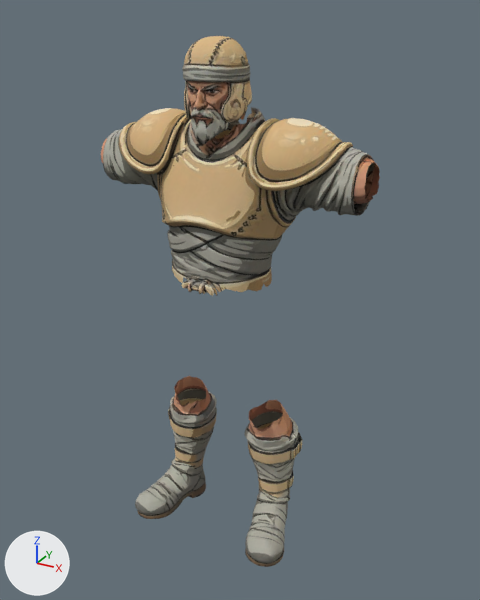
The glTF model public/assets/models/gear_g1.glb: old version first, new version second.
The view is the same before and after, from a 50 mm lens placed at (0.6, -1.02, 1.032), pointed at (0.026, 0.022, 0.511). Arrows for +X, +Y and +Z are at lower left; the lights stay in place. The first picture is the older version. Vertices at exactly the same position are counted once.

Names of what the first picture shows: 'armor', 'boots', 'helmet'.
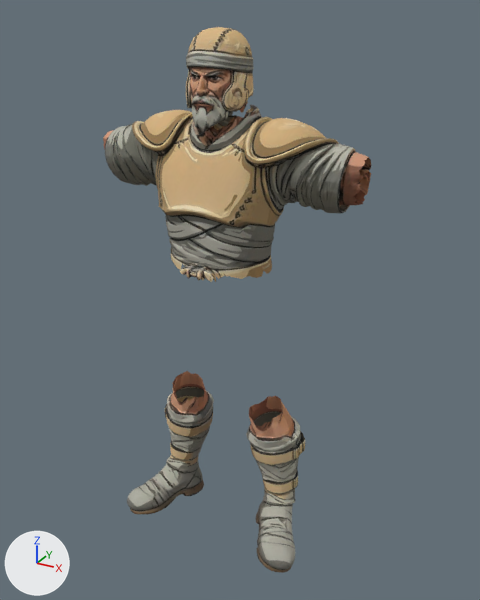
Changed parts and their boxes [x1, y1, x2, y2] in the pictures (480 x 600 px; the box of a moved part takes in the faces that stretch with it):
'armor', reshaped (6% shorter): before [101, 107, 380, 296]; after [103, 105, 371, 282]
'boots', reshaped: before [135, 376, 303, 567]; after [127, 371, 305, 573]
'helmet', reshaped: before [182, 36, 252, 144]; after [186, 27, 253, 132]
part 3 of me_boots, moved or reshaped: before [244, 400, 303, 567]; after [246, 396, 305, 573]
part 4 of me_boots, moved or reshaped: before [135, 376, 217, 519]; after [127, 371, 214, 514]

The edits, one by one:
me_armor is used by ob_armor; location (0.0, 0.0, 0.0).
me_armor had 5987 vertices, 11770 faces and spanned x -0.269..0.275, y -0.099..0.12, z 0.555..0.871.
me_armor now has 5987 vertices, 11770 faces and spans x -0.262..0.267, y -0.102..0.112, z 0.58..0.875.
me_armor part 1: 5987 of 5987 vertices moved; they spanned x -0.269..0.275, y -0.099..0.12, z 0.555..0.871 and now span x -0.262..0.267, y -0.102..0.112, z 0.58..0.875; mean shift (0.0, -0.011, 0.012).
me_helmet is used by ob_helmet; location (0.0, 0.0, 0.0).
me_helmet had 1000 vertices, 1960 faces and spanned x -0.058..0.058, y -0.078..0.054, z 0.821..0.99.
me_helmet now has 1000 vertices, 1960 faces and spans x -0.058..0.057, y -0.072..0.062, z 0.841..1.003.
me_helmet part 2: 1000 of 1000 vertices moved; they spanned x -0.058..0.058, y -0.078..0.054, z 0.821..0.99 and now span x -0.058..0.057, y -0.072..0.062, z 0.841..1.003; mean shift (0.0, 0.008, 0.015).
me_boots is used by ob_boots; location (0.0, 0.0, 0.0).
me_boots had 3167 vertices, 6264 faces and spanned x -0.175..0.175, y -0.119..0.09, z -0.007..0.294.
me_boots now has 3167 vertices, 6264 faces and spans x -0.204..0.204, y -0.113..0.087, z -0.016..0.308.
me_boots part 3: 1583 of 3167 vertices moved; they spanned x 0.046..0.175, y -0.119..0.09, z -0.006..0.293 and now span x 0.052..0.204, y -0.113..0.087, z -0.015..0.305; mean shift (0.012, 0.0, 0.002); largest move (0.146, -0.115, 0.033) -> (0.184, -0.107, 0.024).
me_boots part 4: 1582 of 3167 vertices moved; they spanned x -0.175..-0.046, y -0.118..0.09, z -0.007..0.294 and now span x -0.204..-0.052, y -0.111..0.087, z -0.016..0.308; mean shift (-0.011, 0.0, 0.001); largest move (-0.147, -0.112, 0.035) -> (-0.185, -0.103, 0.025).
